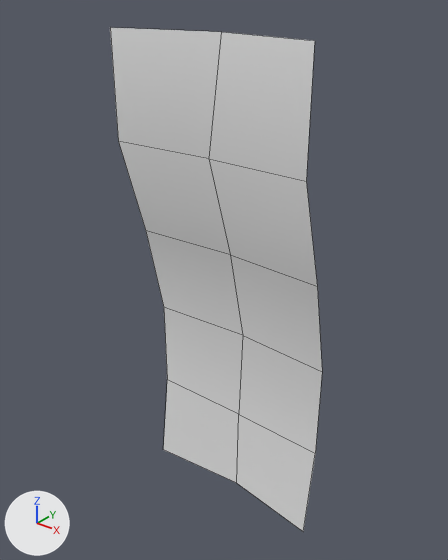
Renders of the OBJ model Unity/Assets/Models/Walls/Wall_HighDistortion_SmlWave_LR.obj from each side of a commit.
Both versions are drawn from a 50 mm lens placed at (2.14, -2.06, 2.58), pointed at (0.47, 0.02, 1.29). Lighting does not change. The marker at lower left points along +X, +Y and +Z. Mesh edges are drawn as thin lines. Where no turn or scale is listed for an object, it has been applied to the vertices.

The first picture shows 'Wall_HighDistortion_SmlWave_LR'.
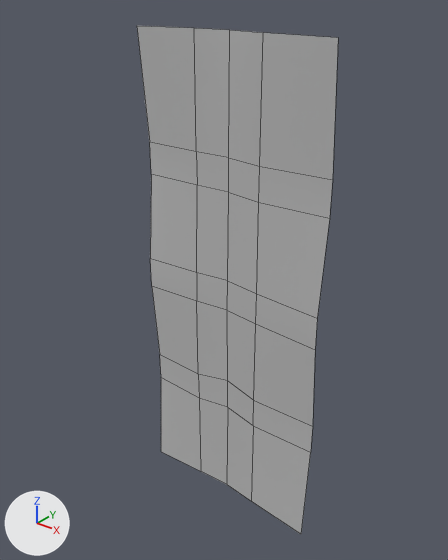
Commit message: Wall Model 25/03 Update

Boxes (x1, y1, x2, y2) around the edits, measured in the pictures (448 x 560 px):
'Wall_HighDistortion_SmlWave_LR', recoloured, reshaped
    before: (110, 27, 322, 531)
    after: (137, 26, 338, 534)

The change, as a diff of the scene's bpy script:
```diff
--- a/Unity/Assets/Models/Walls/Wall_HighDistortion_SmlWave_LR.obj.py
+++ b/Unity/Assets/Models/Walls/Wall_HighDistortion_SmlWave_LR.obj.py
@@ mat_lambert1sg @@
 mat_lambert1sg = principled_material('lambert1SG')
-mat_lambert1sg.base_color = (0.8, 0.8, 0.8)  # white #e7e7e7
+mat_lambert1sg.base_color = (0.5, 0.5, 0.5)  # grey #bcbcbc
 mat_lambert1sg.roughness = 1.0
@@ me_wall_highdistortion_smlwave_lr @@
 # used by ob_wall_highdistortion_smlwave_lr; location = (0.0, 0.0, 0.0)
-me_wall_highdistortion_smlwave_lr.from_pydata(...)  # 18 vertices, 10 faces; spans x 0.0..1.0, y -0.16..0.12, z 0.0..2.4
+me_wall_highdistortion_smlwave_lr.from_pydata(...)  # 40 vertices, 28 faces; spans x 0.0..1.0, y 0.0..0.05, z 0.0..2.4
+# me_wall_highdistortion_smlwave_lr part 1: the whole mesh is rebuilt
 me_wall_highdistortion_smlwave_lr.materials.append(mat_lambert1sg)
```
